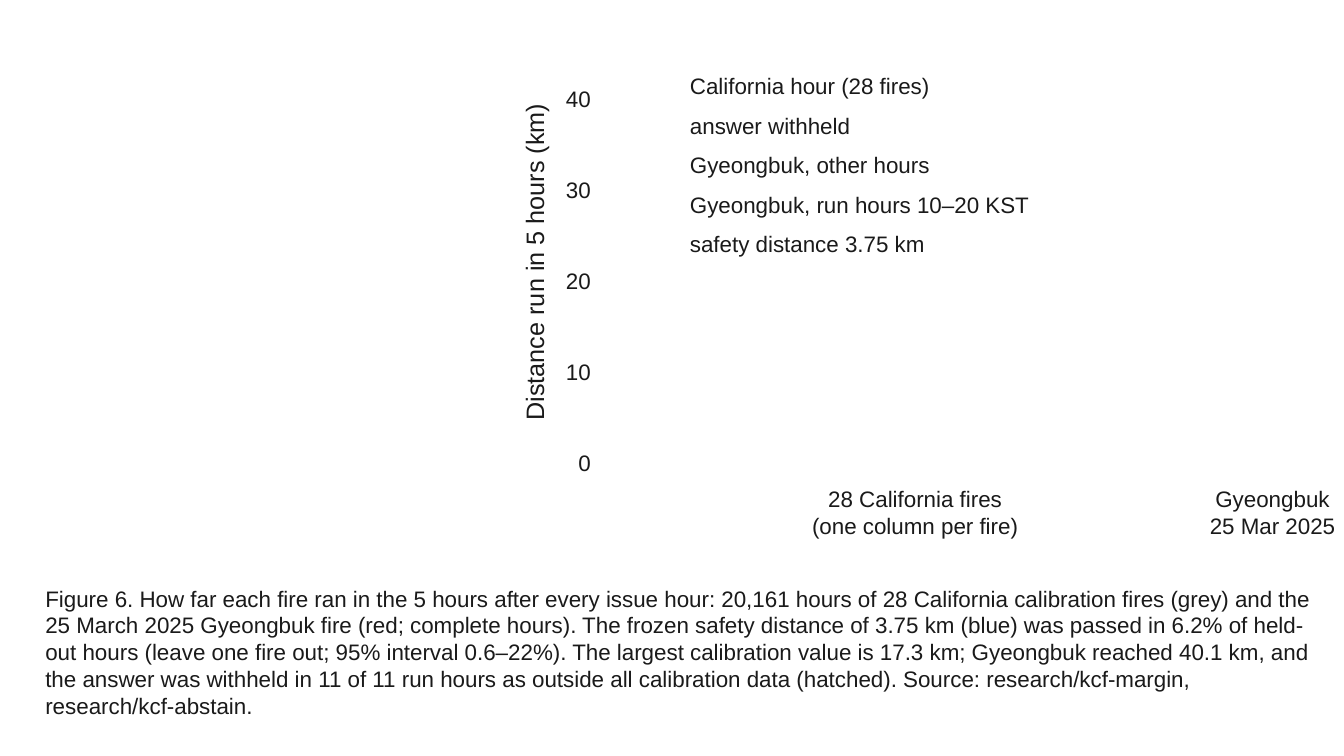
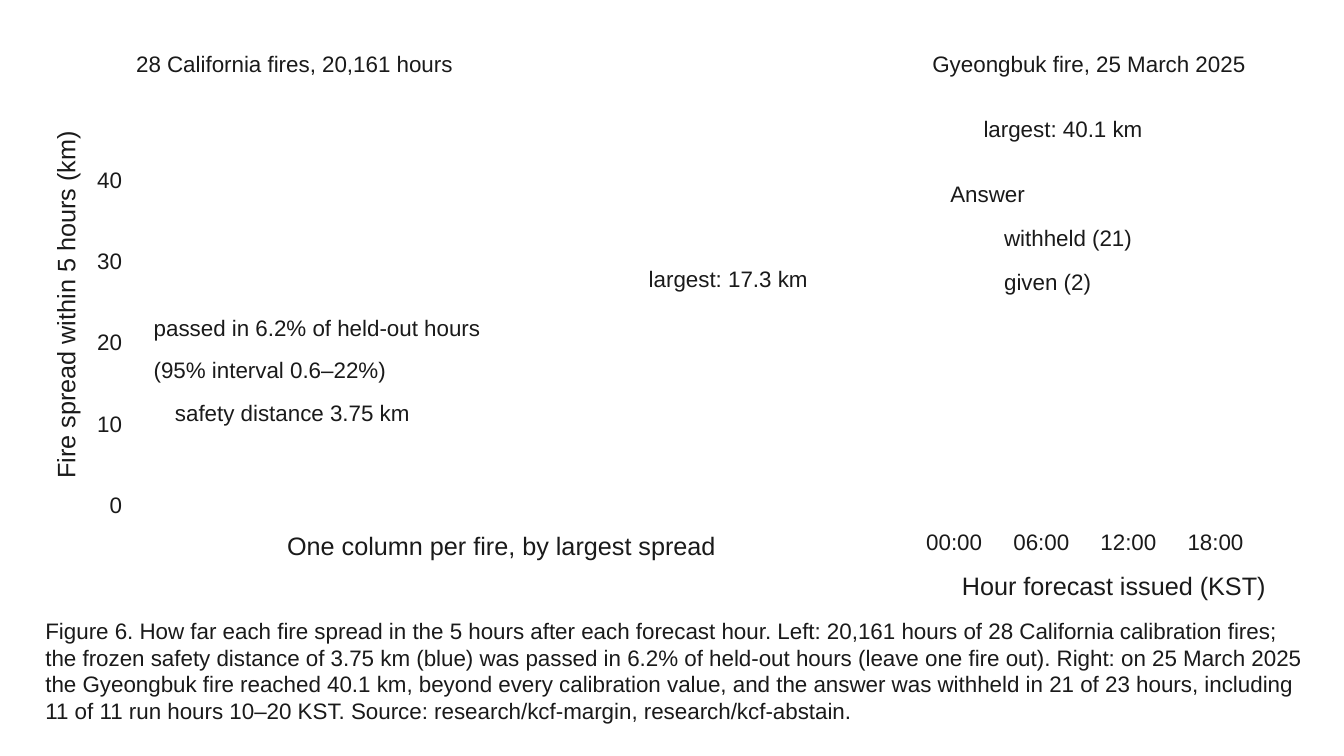
Before and after one commit to Sparkxt-0318/wildfireguardian, a slide deck: slide 6 of talk/figures/kcf_talk_figures.pptx. Drawn at 1344x756 pixels with LibreOffice and Linux fonts; fonts in the diff are those of the drawing; background and template pictures are left out. Boxes give left, top, right and bottom in pixels: in the first picture for what was removed or moved away, otherwise in the second. Text is boxed around its words. In the diff, an @@ line names an element or a change of style, - is before the commit and + after.

Commit message:
talk/figures: F04 method overview reworked for a 10-second read: brackets show the forecast model is not used for roads (c->d arrow removed), plain stage names and sub-labels, checker result and 'gate withheld this hour' read by script on the output (D39); pptx, docs, zip

```diff
--- a/talk/figures/kcf_talk_figures.pptx
+++ b/talk/figures/kcf_talk_figures.pptx
@@ text added at box(136, 55, 453, 75), 16 pt, text #1A1A1A @@
+28 California fires, 20,161 hours
@@ text at box(932, 55, 1245, 77): text changed @@
-Gyeongbuk
-25 Mar 2025
+Gyeongbuk fire, 25 March 2025
@@ text removed at box(690, 77, 930, 99) @@
-California hour (28 fires)
@@ text removed at box(521, 109, 549, 417) @@
-Distance run in 5 hours (km)
@@ text added at box(53, 136, 81, 476), 18 pt, text #1A1A1A @@
+Fire spread within 5 hours (km)
@@ text added at box(984, 120, 1143, 142), 16 pt, text #1A1A1A @@
+largest: 40.1 km
@@ text "40": place and size @@
-text "40" at box(566, 91, 591, 108)
+text "40" at box(97, 172, 122, 189)
@@ text removed at box(690, 156, 930, 178) @@
-Gyeongbuk, other hours
@@ text removed at box(690, 196, 1028, 218) @@
-Gyeongbuk, run hours 10–20 KST
@@ text at box(950, 186, 1024, 203): text changed @@
-answer withheld
+Answer
@@ text added at box(1004, 229, 1132, 251), 16 pt, text #1A1A1A @@
+withheld (21)
@@ text "30": place and size @@
-text "30" at box(566, 182, 591, 199)
+text "30" at box(97, 253, 122, 270)
@@ text added at box(649, 270, 808, 292), 16 pt, text #1A1A1A @@
+largest: 17.3 km
@@ text added at box(1004, 273, 1091, 295), 16 pt, text #1A1A1A @@
+given (2)
@@ text "20": place and size @@
-text "20" at box(566, 273, 591, 290)
+text "20" at box(97, 334, 122, 351)
@@ text added at box(154, 319, 480, 341), 16 pt, text #1A1A1A @@
+passed in 6.2% of held-out hours
@@ text added at box(154, 361, 386, 383), 16 pt, text #1A1A1A @@
+(95% interval 0.6–22%)
@@ text "10": place and size @@
-text "10" at box(566, 364, 591, 381)
+text "10" at box(97, 416, 122, 433)
@@ text "safety distance 3.75 km": place and size @@
-text "safety distance 3.75 km" at box(690, 235, 925, 257)
+text "safety distance 3.75 km" at box(175, 404, 410, 426)
@@ text "safety distance 3.75 km" at box(175, 404, 410, 426): alignment left to centre @@
@@ text "0": place and size @@
-text "0" at box(578, 455, 590, 472)
+text "0" at box(110, 497, 122, 514)
@@ text removed at box(812, 490, 1018, 539) @@
-28 California fires
-(one column per fire)
@@ text added at box(287, 536, 715, 561), 18 pt, text #1A1A1A @@
+One column per fire, by largest spread
@@ text added at box(926, 534, 982, 551), 16 pt, text #1A1A1A @@
+00:00
@@ text added at box(1013, 534, 1069, 551), 16 pt, text #1A1A1A @@
+06:00
@@ text added at box(1100, 534, 1156, 551), 16 pt, text #1A1A1A @@
+12:00
@@ text added at box(1188, 534, 1244, 551), 16 pt, text #1A1A1A @@
+18:00
@@ text added at box(962, 576, 1266, 601), 18 pt, text #1A1A1A @@
+Hour forecast issued (KST)
@@ text at box(45, 622, 1301, 724): text changed @@
-Figure 6. How far each fire ran in the 5 hours after every issue hour: 20,161 hours of 28 California calibration fires (grey) and the 25 March 2025 Gyeongbuk fire (red; complete hours). The frozen safety distance of 3.75 km (blue) was passed in 6.2% of held-out hours (leave one fire out; 95% interval 0.6–22%). The largest calibration value is 17.3 km; Gyeongbuk reached 40.1 km, and the answer was withheld in 11 of 11 run hours as outside all calibration data (hatched). Source: research/kcf-margin, research/kcf-abstain.
+Figure 6. How far each fire spread in the 5 hours after each forecast hour. Left: 20,161 hours of 28 California calibration fires; the frozen safety distance of 3.75 km (blue) was passed in 6.2% of held-out hours (leave one fire out). Right: on 25 March 2025 the Gyeongbuk fire reached 40.1 km, beyond every calibration value, and the answer was withheld in 21 of 23 hours, including 11 of 11 run hours 10–20 KST. Source: research/kcf-margin, research/kcf-abstain.
```
Also in this commit, not shown: 1 other slide changed, 19 other files.
